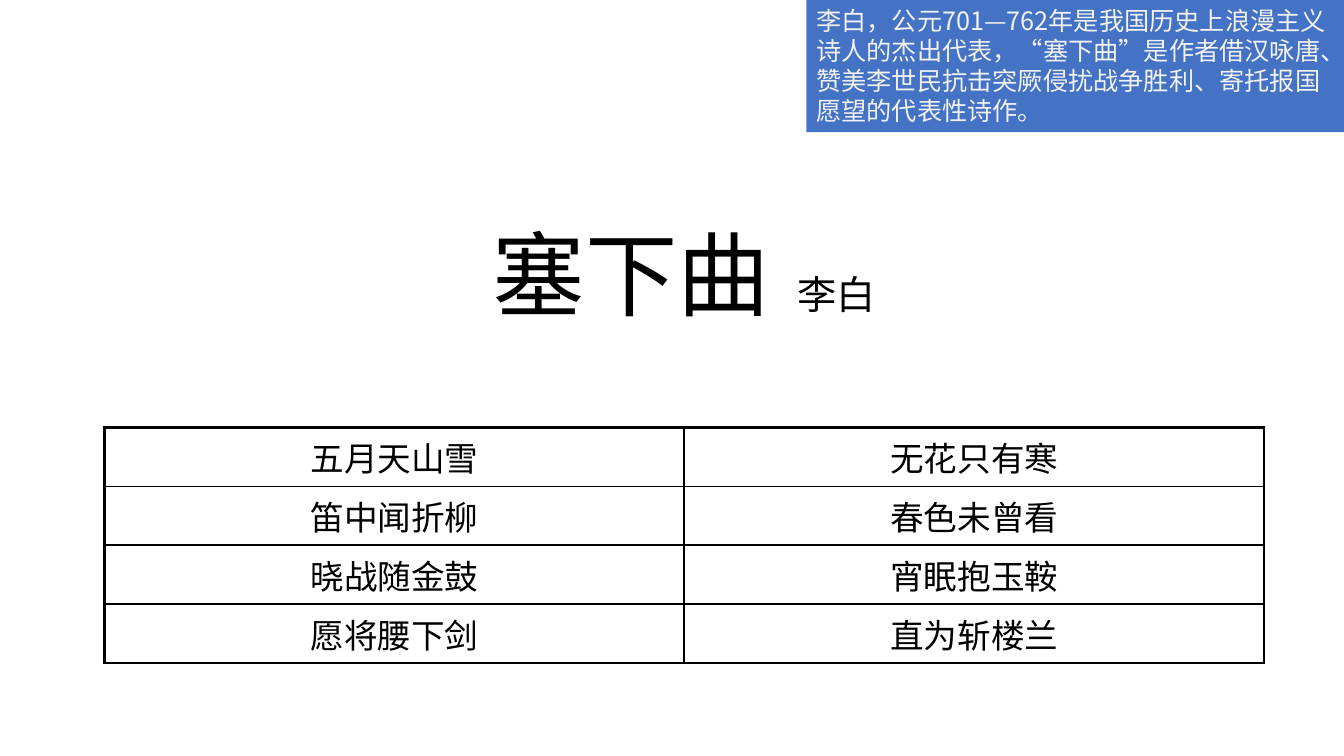
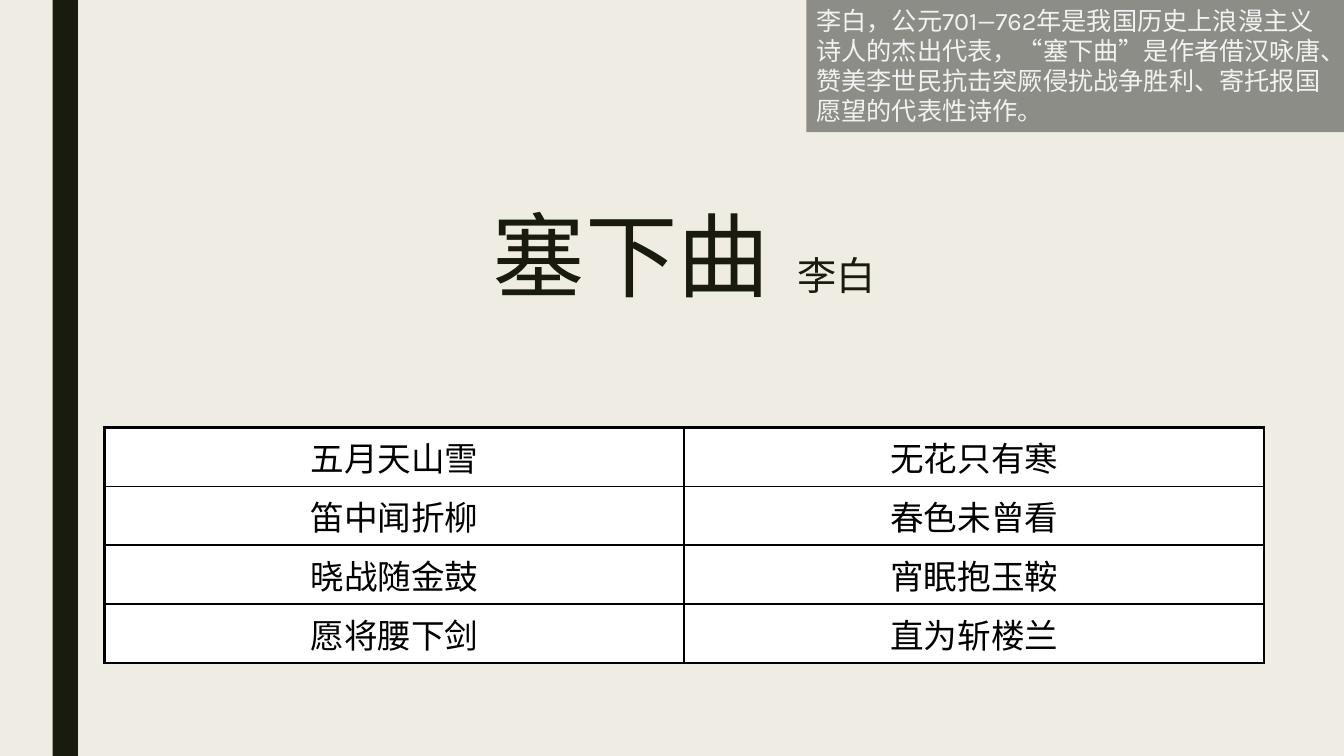
Before and after one commit to ChuckTest/ppt-test, a slide deck: slide 3 of Exercise1.pptx. Drawn at 1344x756 pixels with LibreOffice and Linux fonts; fonts in the diff are those of the drawing; background and template pictures are left out. Boxes give left, top, right and bottom in pixels: in the first picture for what was removed or moved away, otherwise in the second. Text is boxed around its words. In the diff, an @@ line names an element or a change of style, - is before the commit and + after.

```diff
--- a/Exercise1.pptx
+++ b/Exercise1.pptx
@@ background #FFFFFF to #EFEDE3 @@
@@ rectangle added at [52, 0, 78, 756], fill #191B0E @@
@@ rectangle "李白，公元701—762年是我国历史上浪漫主义诗人的杰出代表，“塞下曲”是作者借汉咏唐、赞美李世民抗击突厥侵扰战争胜利、 ..." at [807, 0, 1344, 132]: font Noto Sans CJK SC to Karla; fill #4472C4 to #8C8D86 @@
@@ title "塞下曲 李白" at [493, 212, 876, 298]: text colour #000000 to #191B0E; line spacing 0.9 to 0.89; vertical alignment middle to top @@
```
Also in this commit, not shown: 5 other slides changed.
